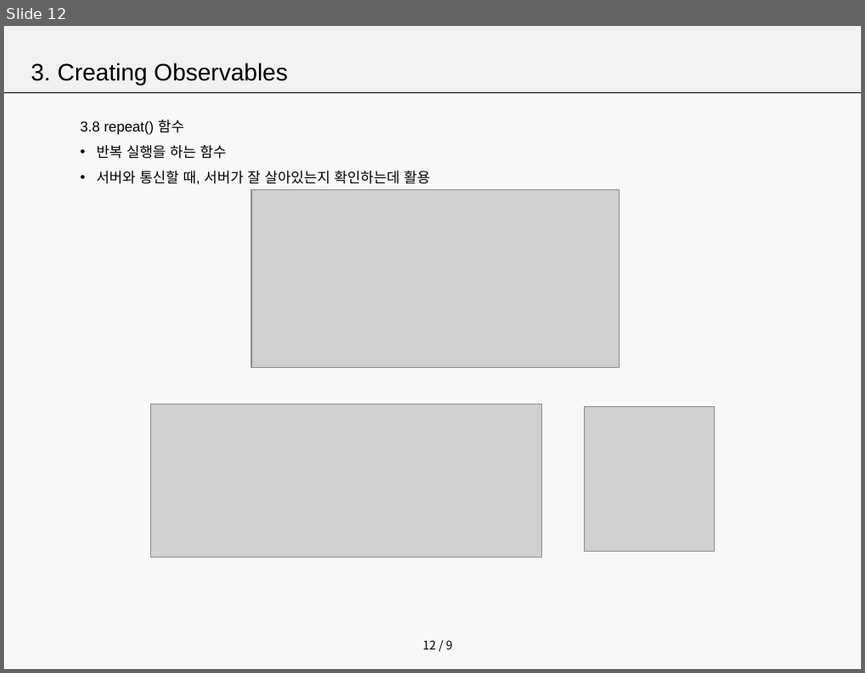
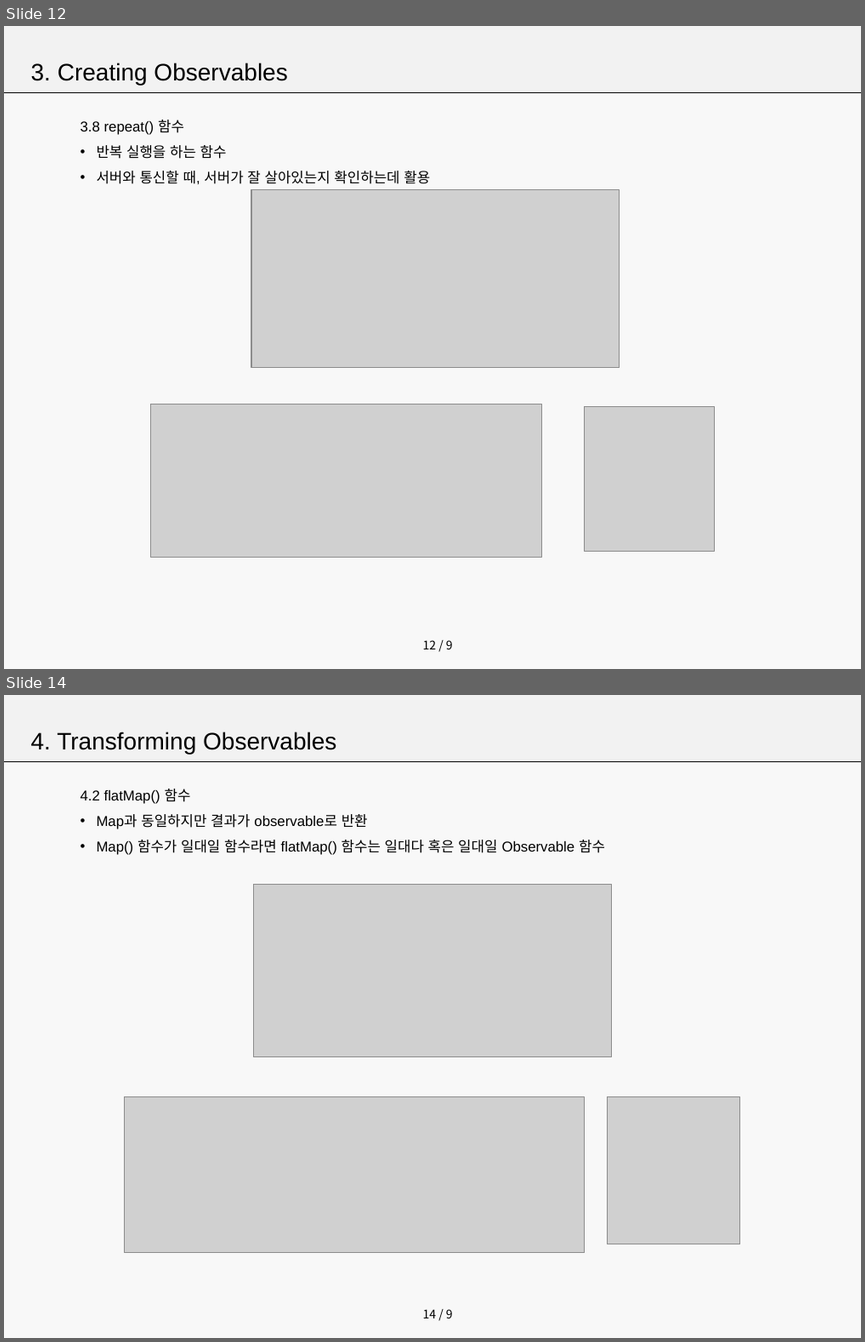
Before and after one commit to seoyoon630/RxDemo, a slide deck: RxJava.pptx. Shown one above the other, each under a label of ours: slide 12 before the commit, slides 12 and 14 after it; the slides between them are not shown. The pictures are 865x673 and 865x1342 pixels, drawn with LibreOffice and Linux fonts; fonts in the diff are those of the drawing; grey boxes stand for pictures. Boxes give left, top, right and bottom in pixels: in the first picture for what was removed or moved away, otherwise in the second. Text is boxed around its words. In the diff, an @@ line names an element or a change of style, - is before the commit and + after.

```diff
--- a/RxJava.pptx
+++ b/RxJava.pptx
@@ slide 14 added at [4, 695, 861, 1338], background #F2F2F2 at 50% opacity; not listed: 3 template elements that a slide beside it also shows @@
@@ text added at [31, 732, 336, 754], 20 pt, text #000000 @@
+4. Transforming Observables
@@ text added at [80, 789, 605, 855], 12 pt, text #000000 @@
+  4.2 flatMap() 함수
+• Map과 동일하지만 결과가 observable로 반환
+• Map() 함수가 일대일 함수라면 flatMap() 함수는 일대다 혹은 일대일 Observable 함수
@@ picture added at [253, 884, 611, 1056] @@
@@ picture added at [125, 1097, 585, 1253] @@
@@ picture added at [608, 1097, 740, 1244] @@
```
Also in this commit, not shown: 8 other slides added, 2 slides removed, 7 other files.
